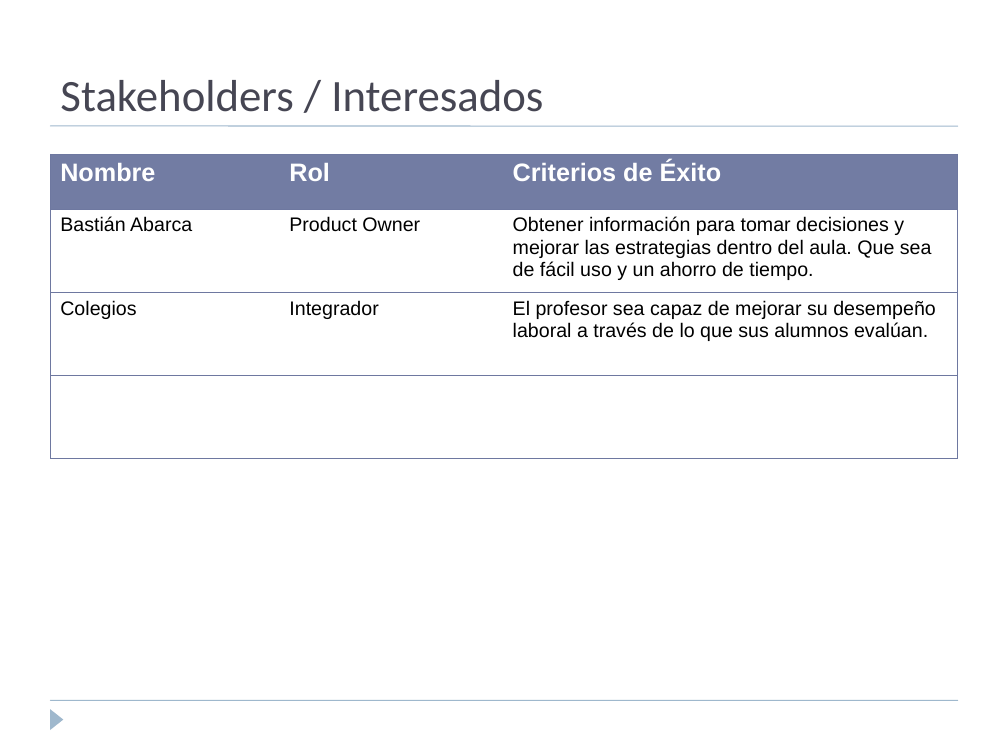
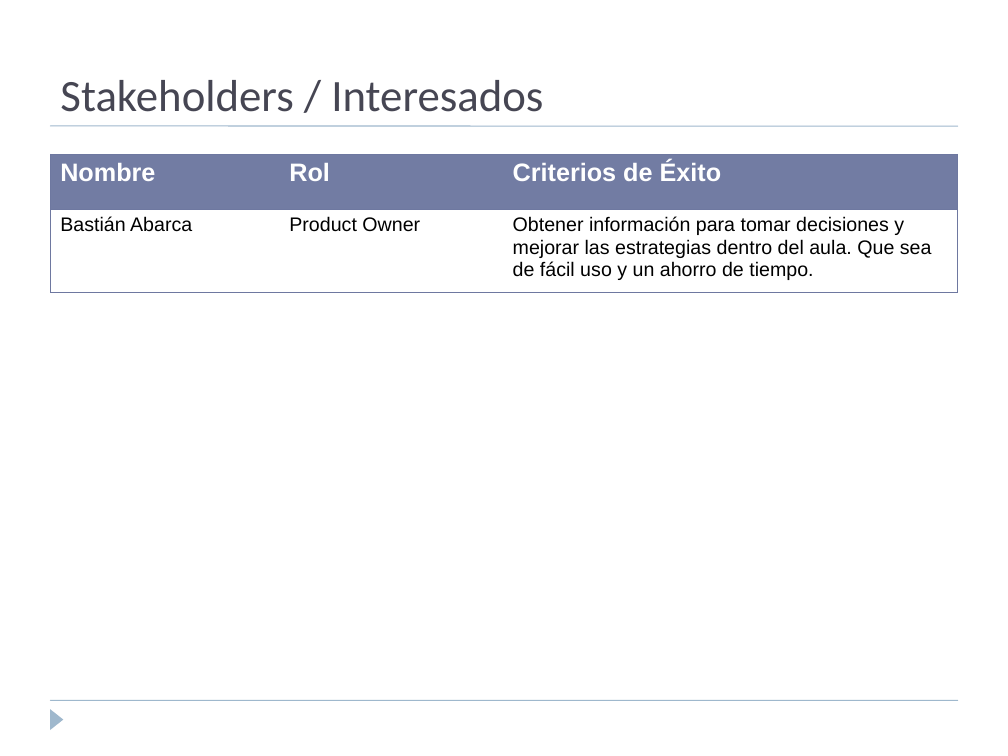
Before and after one commit to flizana/iic3143-proyecto-g8, a slide deck: slide 5 of FeedMe/presentacion_inception.ppt. Drawn at 1008x756 pixels with LibreOffice and Linux fonts; fonts in the diff are those of the drawing. Boxes give left, top, right and bottom in pixels: in the first picture for what was removed or moved away, otherwise in the second. Text is boxed around its words. In the diff, an @@ line names an element or a change of style, - is before the commit and + after.

```diff
--- a/FeedMe/presentacion_inception.ppt
+++ b/FeedMe/presentacion_inception.ppt
@@ table at box(50, 154, 958, 292) @@
-row 3: Colegios | Integrador | El profesor sea capaz de mejorar su desempeño laboral a través de lo que sus alumnos evalúan.
-row 4:  |  | 
```
Also in this commit, not shown: 6 other slides changed, 1 slide added, 1 slide removed.
